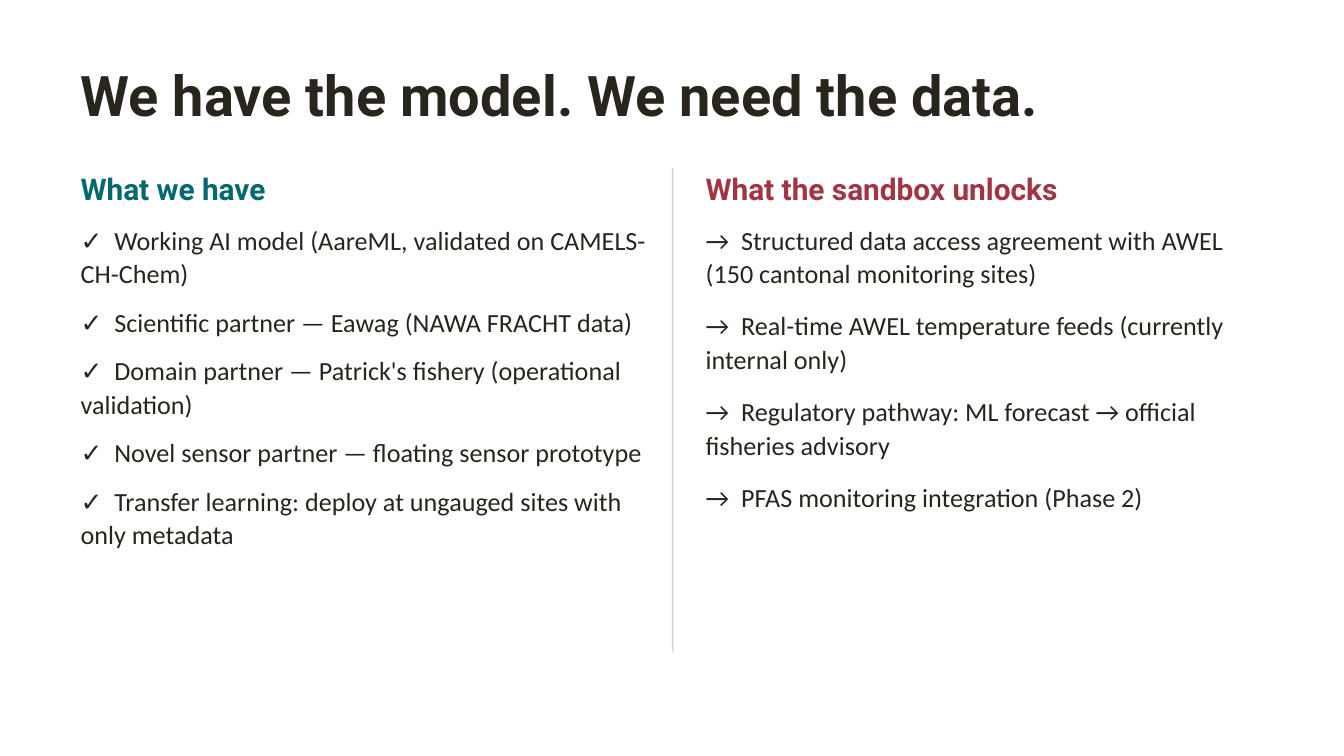
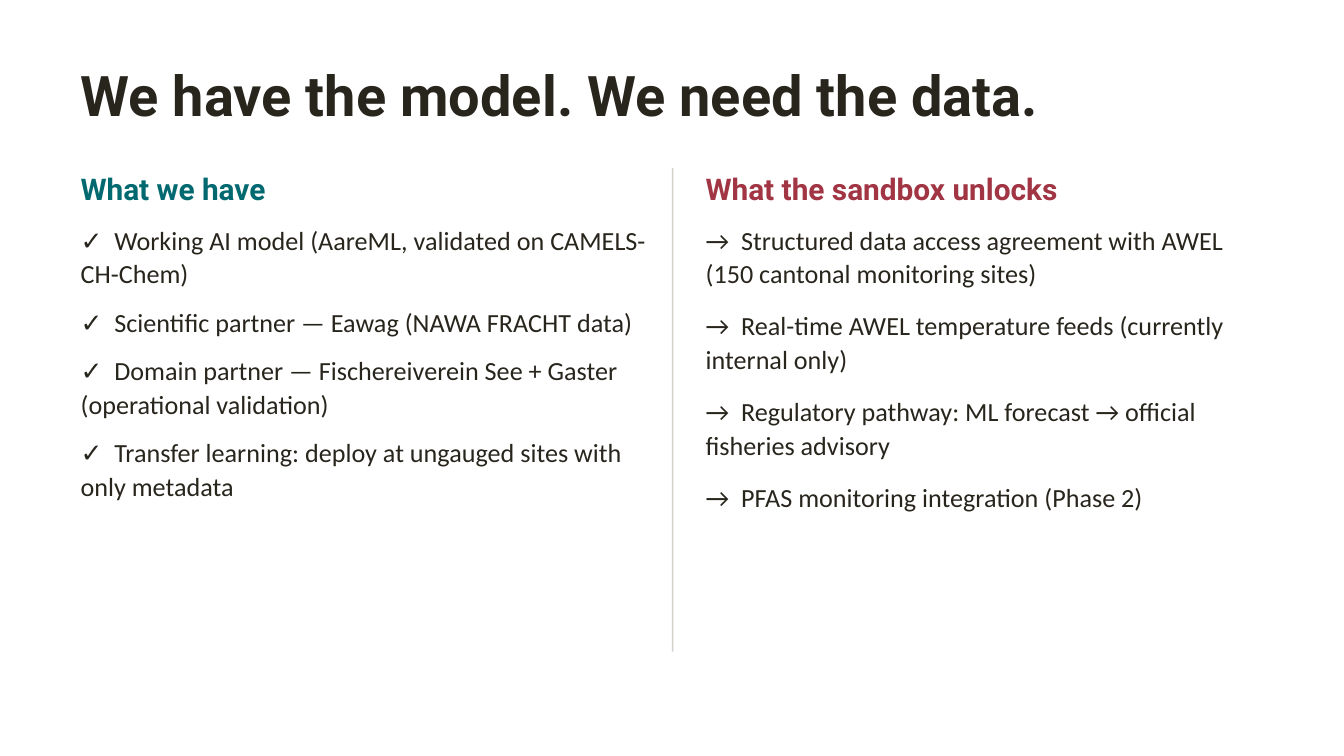
Before and after one commit to polar-bear-after-lunch/AareML, a slide deck: slide 4 of AareML_Sandbox_Pitch.pptx. Drawn at 1344x756 pixels with LibreOffice and Linux fonts; fonts in the diff are those of the drawing. Boxes give left, top, right and bottom in pixels: in the first picture for what was removed or moved away, otherwise in the second. Text is boxed around its words. In the diff, an @@ line names an element or a change of style, - is before the commit and + after.

```diff
--- a/AareML_Sandbox_Pitch.pptx
+++ b/AareML_Sandbox_Pitch.pptx
@@ text at (x1=81, y1=362, x2=618, y2=419): text changed @@
-✓ Domain partner — Patrick's fishery (operational validation)
-✓ Novel sensor partner — floating sensor prototype
+✓ Domain partner — Fischereiverein See + Gaster (operational validation)
```
Also in this commit, not shown: 4 other slides changed, 1 other file.
